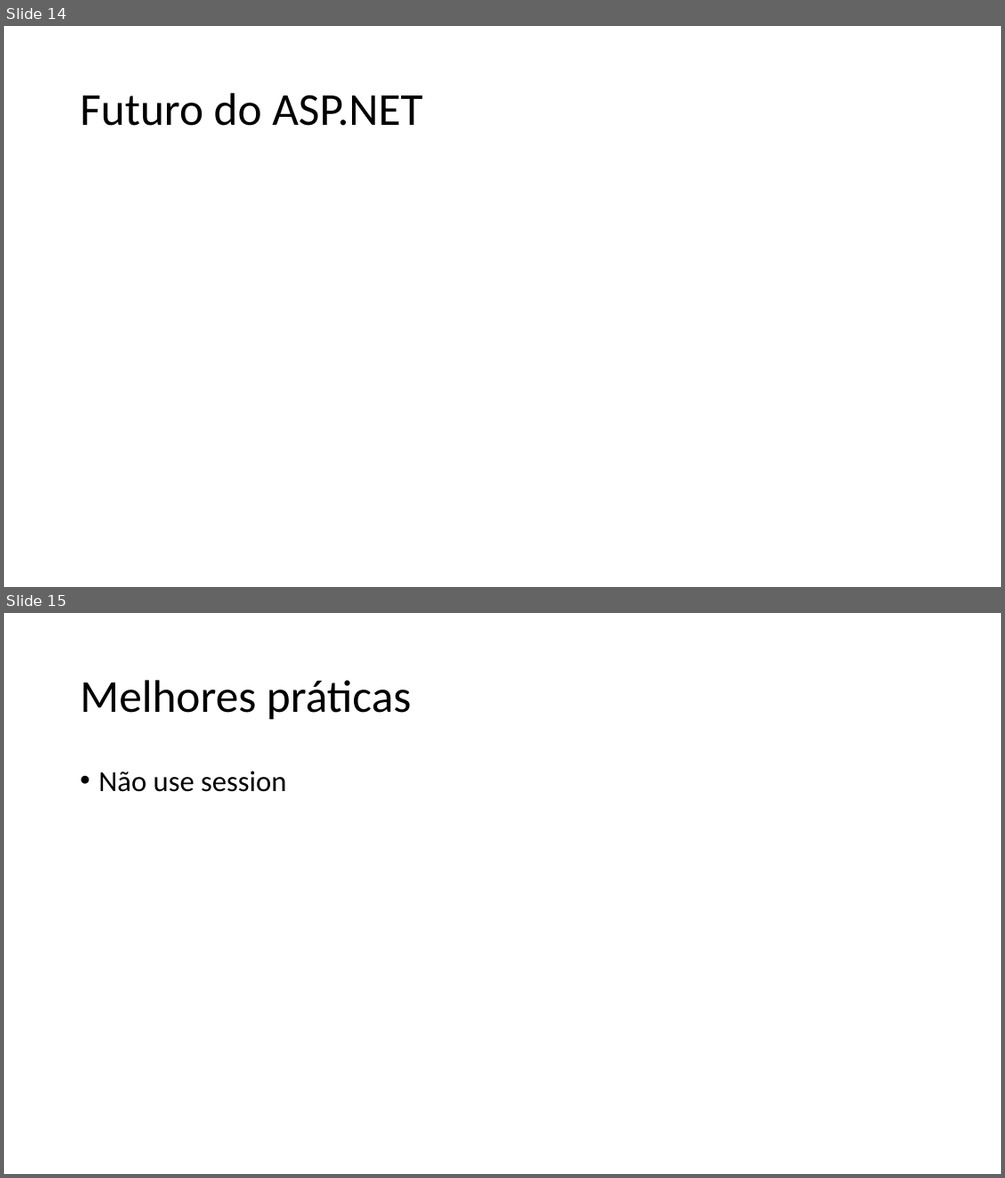
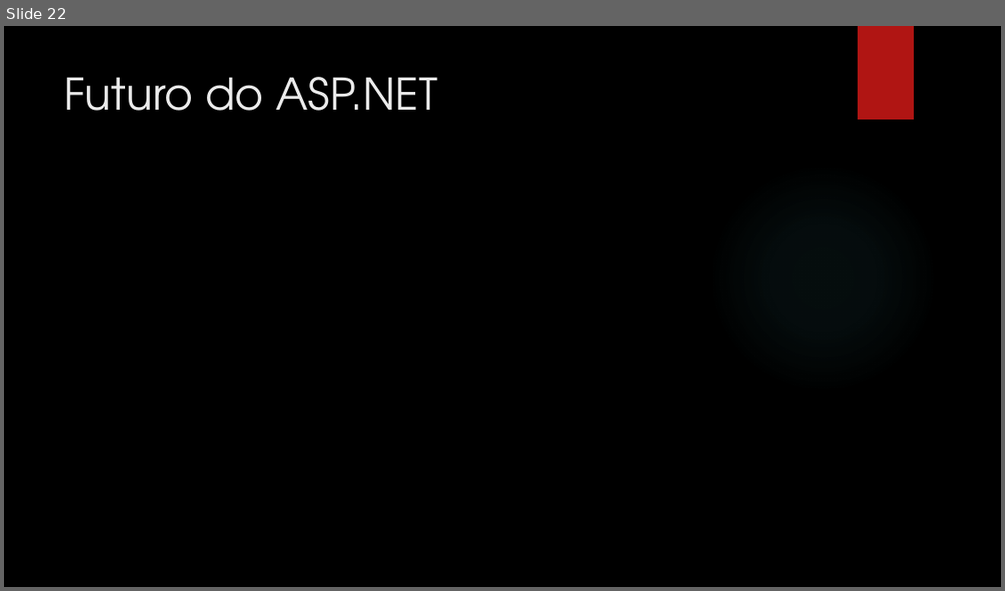
Before and after one commit to leolana/AspnetMvcLab, a slide deck: Presentation/AspNetMvc.pptx. Shown one above the other, each under a label of ours: slides 14 and 15 before the commit, slide 22 after it. The pictures are 1005x1178 and 1005x591 pixels, drawn with LibreOffice and Linux fonts; fonts in the diff are those of the drawing; background and template pictures are left out. Boxes give left, top, right and bottom in pixels: in the first picture for what was removed or moved away, otherwise in the second. Text is boxed around its words. In the diff, an @@ line names an element or a change of style, - is before the commit and + after.

```diff
--- a/Presentation/AspNetMvc.pptx
+++ b/Presentation/AspNetMvc.pptx
@@ slide 15 removed at <box>4,613,1001,1174</box>, background #FFFFFF @@
@@ title removed at <box>80,680,411,720</box> @@
-Melhores práticas
@@ text removed at <box>98,771,286,792</box> @@
-• Não use session
@@ what was slide 14 is now slide 22 @@
@@ slide 22 changed as well @@
@@ background #FFFFFF to picture (left out) @@
@@ rectangle added at <box>858,26,914,119</box>, fill #B01513 @@
@@ title "Futuro do ASP.NET": place and size @@
-title "Futuro do ASP.NET" at <box>80,93,422,126</box>
+title "Futuro do ASP.NET" at <box>65,77,437,111</box>
@@ title "Futuro do ASP.NET" at <box>65,77,437,111</box>: size 44 to 42 pt, font Calibri to TeX Gyre Adventor, text colour #000000 to #EBEBEB; line spacing 0.9 to 1; vertical alignment middle to top @@
@@ ellipse added at <box>708,163,938,394</box>, fill gradient #50B9C1 @@
```
Also in this commit, not shown: 10 other slides changed, 12 slides added, 5 other slides removed.
